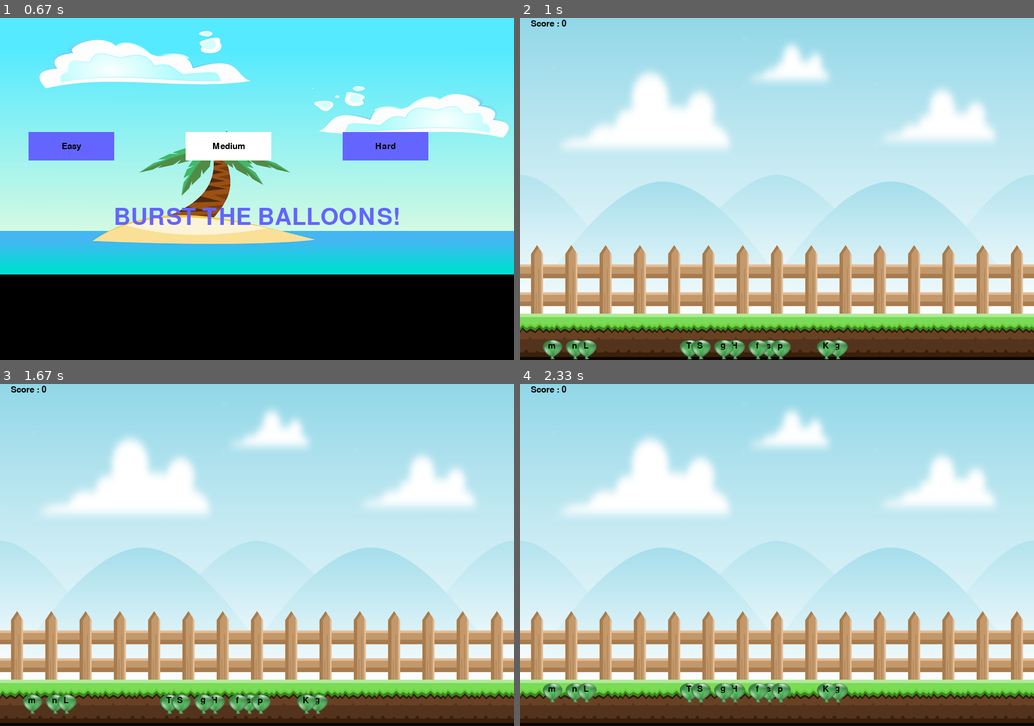
Above: before the commit, frames 1-4 (two rows, left to right).
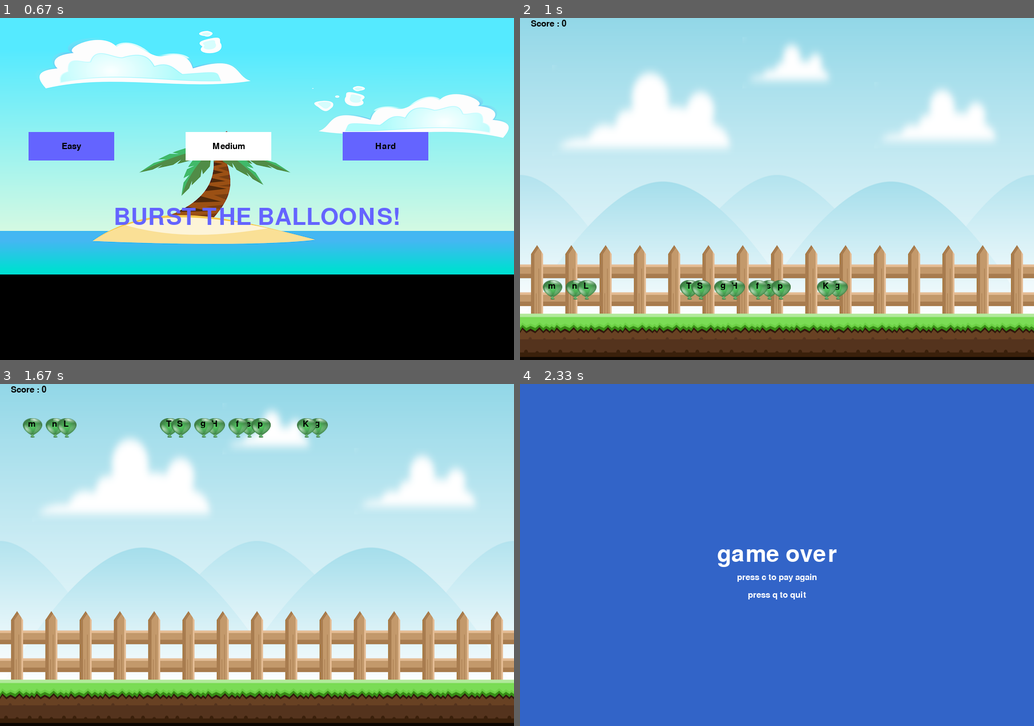
Above: after the commit, the same moments.

Repository: Snehal-Reddy/Pygame-project
Game: pygame game, started from pyg.py
The game is run twice, just before and just after one commit, with the same random seed, the same clock (stepped at 60 frames per second) and the same inputs.
Inputs:
- Up to frame 1 (0.67 s): click "play" at 0.42 s
- Up to frame 2 (1 s): click "Medium" at 0.77 s
- Up to frame 3 (1.67 s): tap Y at 1 s; hold D from 1.33 s (still down)
- Up to frame 4 (2.33 s): release D at 1.8 s

Frame 1 is identical in both runs. In frame 2, 3.1% of the frame differs, in the area x 4-64%, y 76-100%; in frame 3, 3.1%; in frame 4, 100%, in the area x 0-100%, y 0-100%.

Commit message:
Update pyg.py

Diff:
--- a/pyg.py
+++ b/pyg.py
@@ -86,8 +86,8 @@
 #the first screen
 def intro ():
 
-	intro1 = True
-	while intro1 :
+	intro = True
+	while intro :
 		for event in pygame.event.get():
 			if event.type == pygame.QUIT:
 				pygame.quit()
@@ -103,7 +103,7 @@
 		button("quit" ,600,350,150,50  ,blue , darkblue,action="quit")
 
 		pygame.display.update()
-		clock.tick(100)
+		clock.tick(15)
 
 #pause function
 def pause():
@@ -241,7 +241,6 @@
 
 		for event in pygame.event.get():
 
-
 			if event.type == pygame.QUIT:
 				ex = True
 			if event.type == pygame.KEYDOWN:
@@ -425,12 +424,11 @@
 
 
 		for i in range(0,number):
-			balloony[i] = balloony[i] - 1
+			balloony[i] = balloony[i] - 10
 			if balloony[i]<= 0:
 				ov = True
-
 		score(sc)
-		pygame.display.update()
-		clock.tick(30)
+
+		clock.tick(100)
 
 intro()
